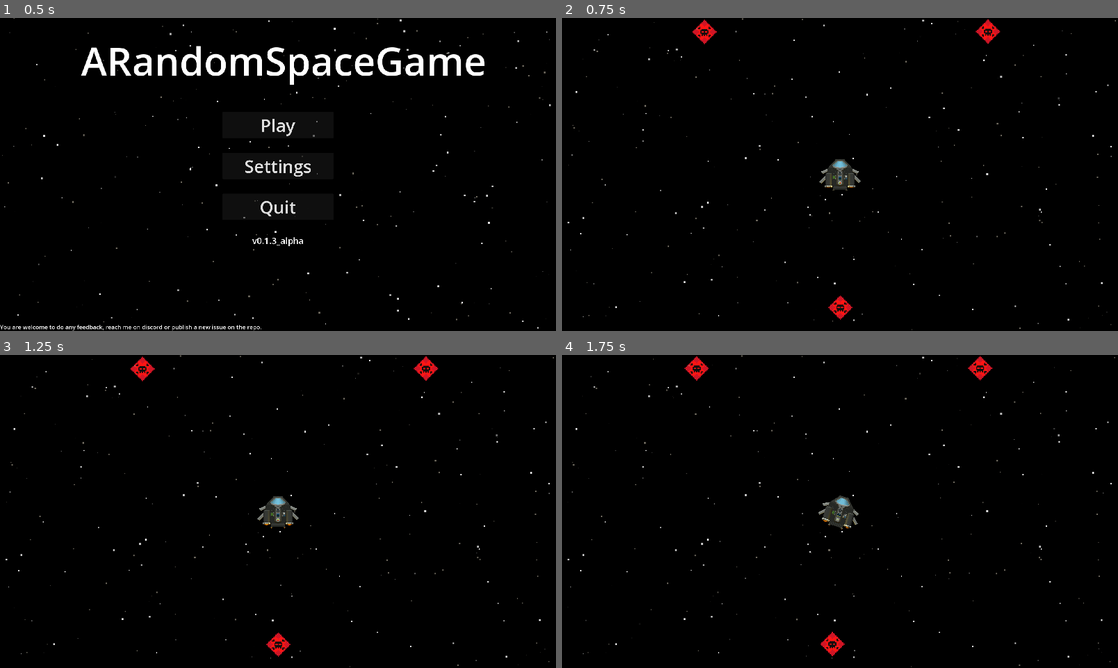
Above: before the commit, frames 1-4 (two rows, left to right).
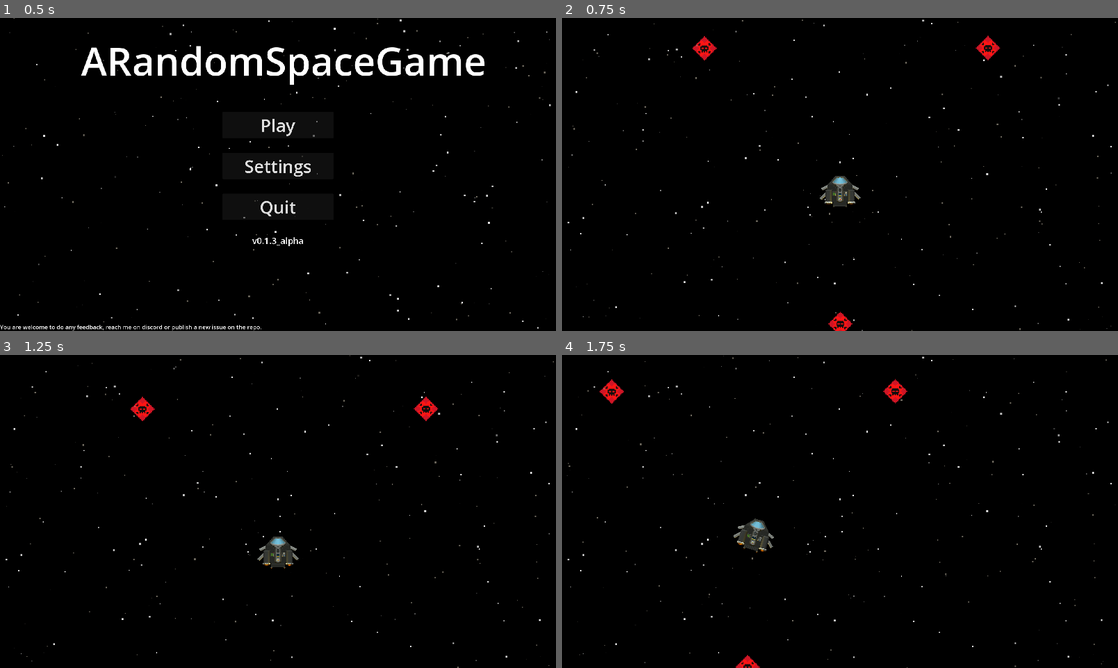
Above: after the commit, the same moments.

Repository: creusator/A_Random_Space_Game
Game: Godot game, scene res://UI/Menus/MainMenu/MainMenu.tscn
Same seed, same stepped clock (60 frames per second), same inputs: the game is played once before the commit and once after it.
Inputs (mouse positions are in pixels of both pictures, inside the frame that each line leads up to):
- Up to frame 1 (0.5 s): no input
- Up to frame 2 (0.75 s): click "Play" at 0.5 s
- Up to frame 3 (1.25 s): no input
- Up to frame 4 (1.75 s): move the mouse to (962, 495) at 1.27 s; hold D (rotate_right) from 1.28 s (still down); hold Right mouse button (enable_precision_mode_hold) from 1.28 s (still down)

Frame 1 is identical in both runs. In frame 2, 1.7% of the frame differs, in the area x 1-100%, y 0-100%; in frame 3, 1.9%; in frame 4, 2.0%, in the area x 0-100%, y 0-100%.

Commit message:
Fixed thruster not shutting down correctly

Diff:
--- a/Entities/Ships/Template/ShipComponents/StructuralComponents/Thruster/Thruster.gd
+++ b/Entities/Ships/Template/ShipComponents/StructuralComponents/Thruster/Thruster.gd
@@ -69,9 +69,17 @@
 	if vfx:
 		update_vfx(delta)
 
+func on_powered() -> void:
+	current_main_thrust = main_thrust_power
+	current_side_thrust = side_thrust_power
+
+func on_unpowered() -> void:
+	current_main_thrust = 0
+	current_side_thrust = 0
+
 func update_vfx(delta: float) -> void:
 	if not is_operational():
-		vfx.scale = initial_vfx_scale
+		vfx.scale = Vector2.ZERO
 		if vfx_light:
 			vfx_light.energy = 0.0
 		return
--- a/Game.tscn
+++ b/Game.tscn
@@ -18,7 +18,6 @@
 process_callback = 0
 script = ExtResource("4_sb48q")
 target = NodePath("../NorikerMKI")
-mode = 0
 camera_smooth_speed = 5.0
 zoom_speed = 4.0
 max_zoom = 5.0
